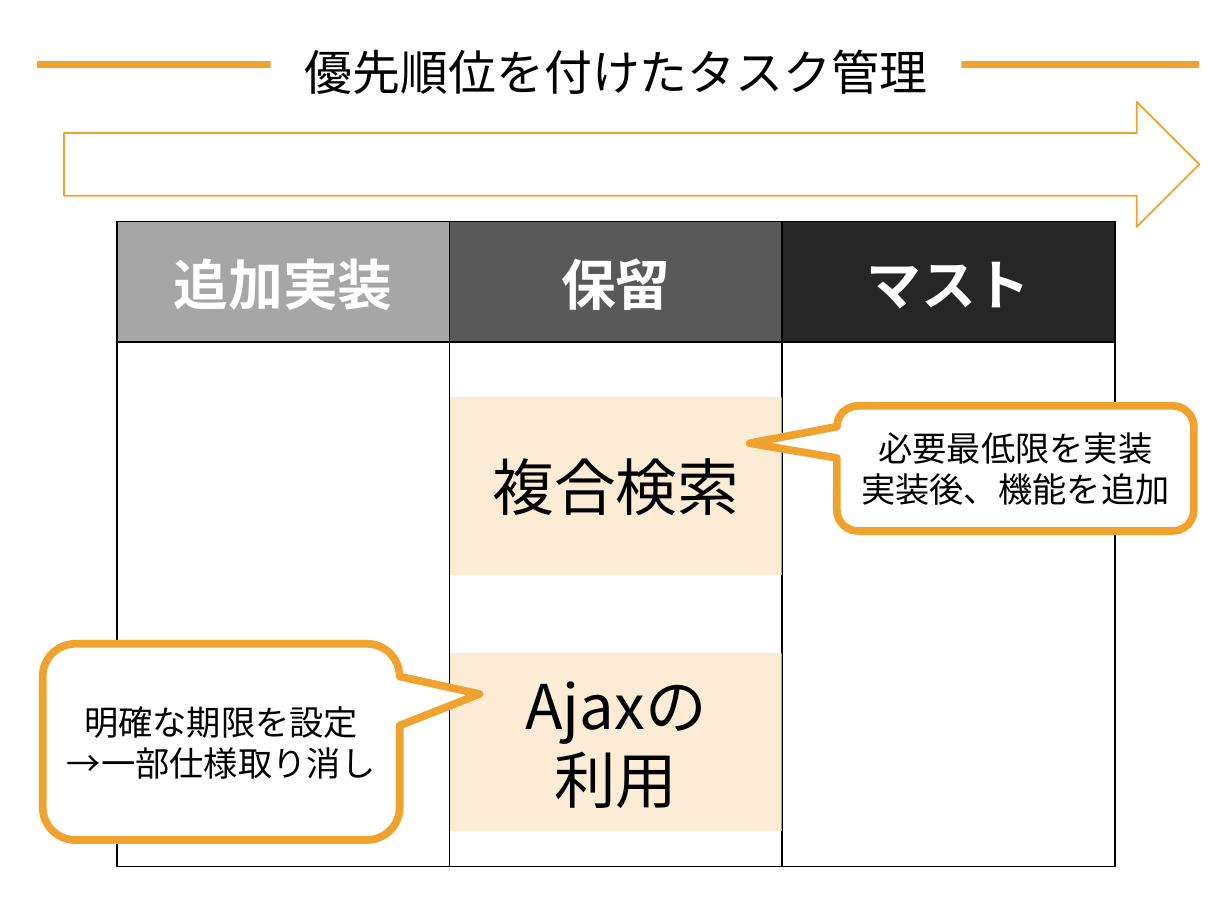
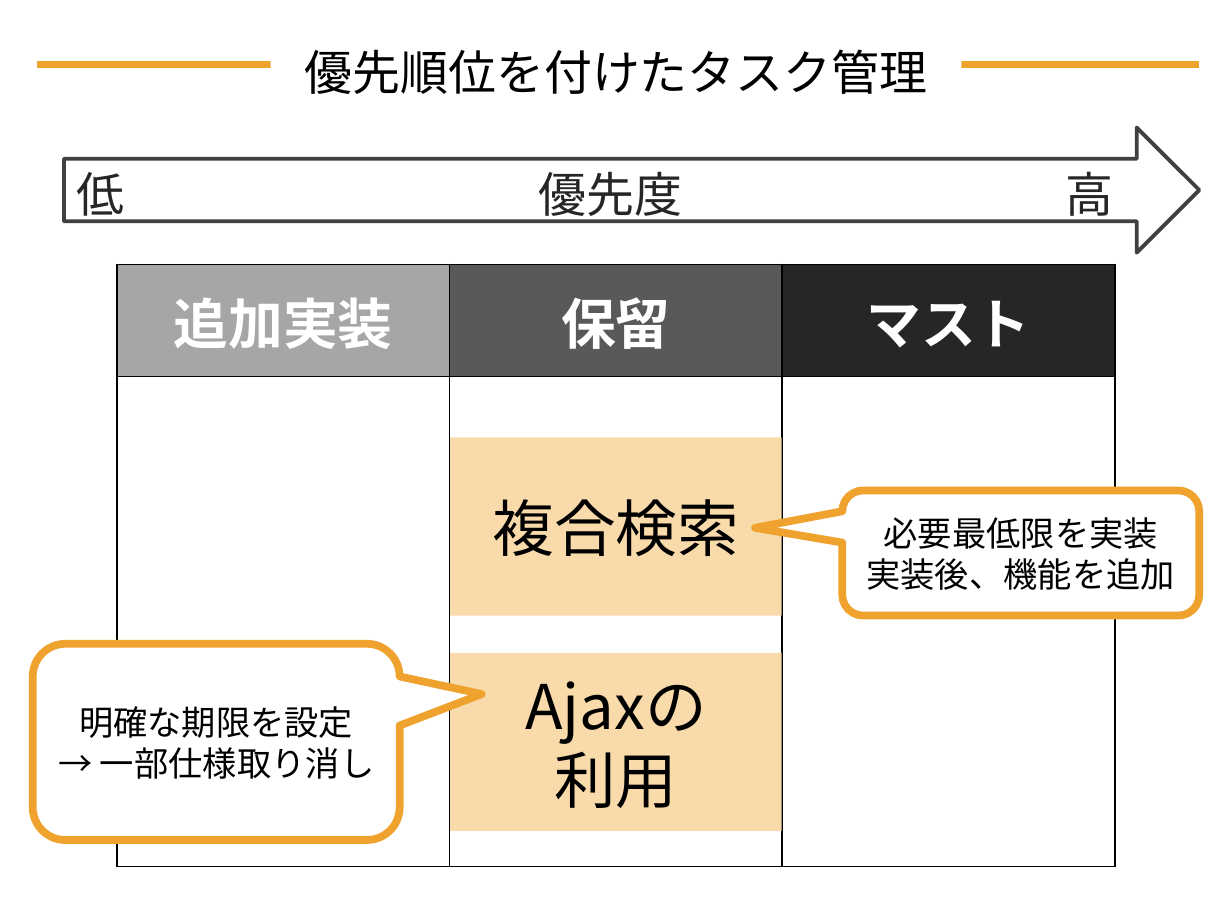
Before and after one commit to DOJO-2021/D-2, a slide deck: slide 26 of documents/プレゼン/Knowledge Holder_清書版.pptx (slide 24 before the commit). Drawn at 1232x924 pixels with LibreOffice and Linux fonts; fonts in the diff are those of the drawing. Boxes give left, top, right and bottom in pixels: in the first picture for what was removed or moved away, otherwise in the second. Text is boxed around its words. In the diff, an @@ line names an element or a change of style, - is before the commit and + after.

```diff
--- a/documents/プレゼン/Knowledge Holder_清書版.pptx
+++ b/documents/プレゼン/Knowledge Holder_清書版.pptx
@@ right arrow "低 優先度 高": place and size @@
-right arrow "低 優先度 高" at [64,102,1200,228]
+right arrow "低 優先度 高" at [64,128,1200,254]
@@ right arrow "低 優先度 高" at [64,128,1200,254]: outline #F0A22E 1 pt to #404040 2.25 pt @@
@@ text in right arrow at [76,171,1113,223]: text added @@
+低 優先度 高
@@ table: place and size @@
-table at [117,222,1115,867]
+table at [117,264,1115,866]
@@ rectangle "複合検索" at [450,437,781,616]: fill #FCECD5 to #F9DAAB @@
@@ rectangle "複合検索": place and size @@
-rectangle "複合検索" at [450,397,781,575]
+rectangle "複合検索" at [450,437,781,616]
@@ rounded speech box "必要最低限を実装": place and size @@
-rounded speech box "必要最低限を実装" at [837,405,1194,531]
+rounded speech box "必要最低限を実装" at [843,490,1200,616]
@@ rounded speech box "明確な期限を設定": place and size @@
-rounded speech box "明確な期限を設定" at [43,644,400,840]
+rounded speech box "明確な期限を設定" at [33,644,400,840]
@@ rectangle "Ajaxの" at [450,653,781,832]: fill #FCECD5 to #F9DAAB @@
@@ text in rounded speech box at [100,747,374,779]: spaces changed @@
-→一部仕様取り消し
+→ 一部仕様取り消し
```
Also in this commit, not shown: 6 other slides changed, 2 slides added.
